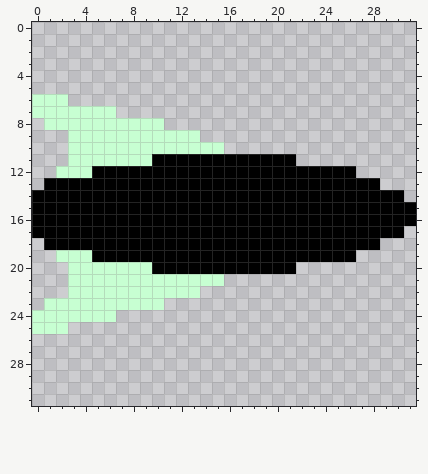
Pixel-art file, stored at resources/aseprite/ship.aseprite. The picture above was drawn from the file before the commit.
32x32 pixels, 1 frame.
The result:
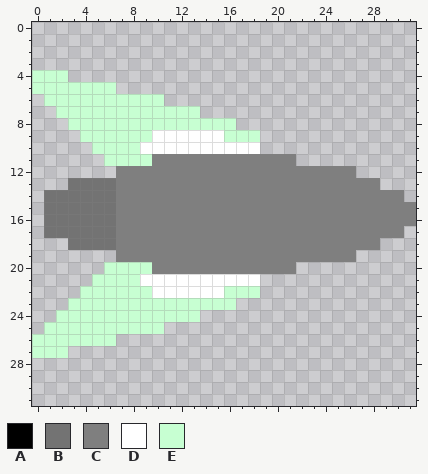
Palette (. is transparent): A #000000  B #737373  C #7f7f7f  D #ffffff  E #c7ffd2
Changes in this commit:
layer "mask" opacity 100% -> 50%
Changed rows in their new state; - is an unchanged pixel.
first column x 0:
 4 EEE-----------------------------
 5 EEEEEEE-------------------------
 6 .--EEEEEEEE---------------------
 7 ..-----EEEEEEE------------------
 8 -..--------EEEEEE---------------
 9 ---.------DDDDDDEEE-------------
10 ---..----DDDDDDDDDD-------------
11 ---...----CCCCCCCCCCCC----------
12 --.....CCCCCCCCCCCCCCCCCCCC-----
13 -..BBBBCCCCCCCCCCCCCCCCCCCCCC---
14 .BBBBBBCCCCCCCCCCCCCCCCCCCCCCCC-
15 .BBBBBBCCCCCCCCCCCCCCCCCCCCCCCCC
16 .BBBBBBCCCCCCCCCCCCCCCCCCCCCCCCC
17 .BBBBBBCCCCCCCCCCCCCCCCCCCCCCCC-
18 -..BBBBCCCCCCCCCCCCCCCCCCCCCC---
19 --.....CCCCCCCCCCCCCCCCCCCC-----
20 ---...----CCCCCCCCCCCC----------
21 ---..----DDDDDDDDDD-------------
22 ---.------DDDDDDEEE-------------
23 -..--------EEEEEE---------------
24 ..-----EEEEEEE------------------
25 .--EEEEEEEE---------------------
26 EEEEEEE-------------------------
27 EEE-----------------------------
Changed places in both pictures, as pixel boxes (x1, y1, x2, y2):
changed: (32, 70, 416, 358)
